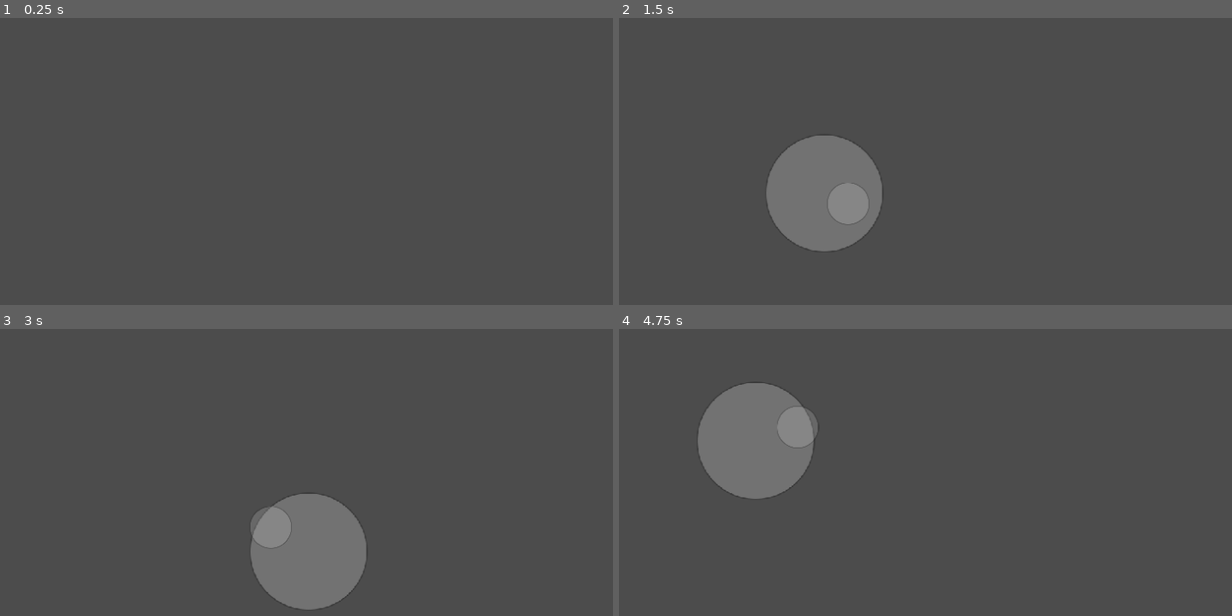
Above: before the commit, frames 1-4 (two rows, left to right).
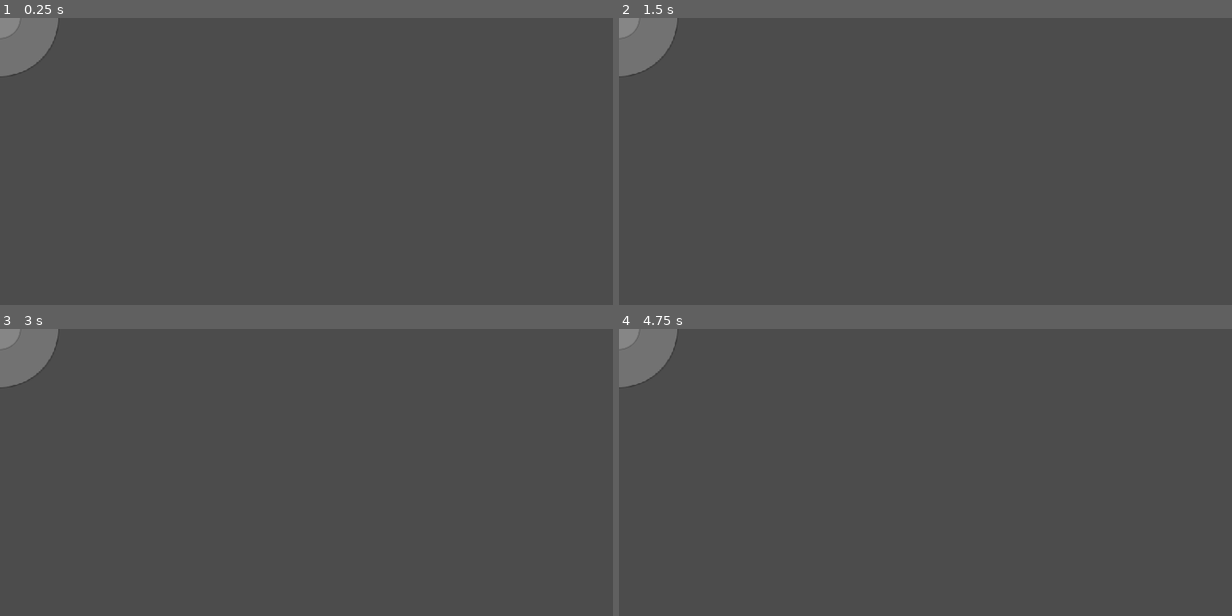
Above: after the commit, the same moments.

Repository: AldieNightStar/balloon_cat
Game: Godot game, scene res://Objects/Joystick/GUI.tscn
The game is run twice, just before and just after one commit, with the same random seed, the same clock (stepped at 60 frames per second) and the same inputs. This scene is started directly instead of the project's main scene.
Inputs (mouse positions are in pixels of both pictures, inside the frame that each line leads up to):
- Up to frame 1 (0.25 s): no input
- Up to frame 2 (1.5 s): tap Enter at 0.5 s; move the mouse to (1115, 161) at 0.52 s; click (1115, 161) at 0.67 s; tap Space at 1.25 s; drag from (827, 193) to (925, 241) at 1.27 s
- Up to frame 3 (3 s): move the mouse to (410, 417) at 2.02 s; click (410, 417) at 2.17 s; tap Enter at 2.75 s; drag from (306, 552) to (134, 440) at 2.77 s
- Up to frame 4 (4.75 s): move the mouse to (1170, 535) at 3.52 s; click (1170, 535) at 3.67 s; tap Space at 4.25 s; drag from (753, 440) to (858, 409) at 4.27 s

The runs differ from the first frame. In frame 1, 1.5% of the frame differs, in the area x 0-10%, y 0-21%; in frame 2, 7.4%; in frame 3, 7.5%, in the area x 0-60%, y 0-98%; in frame 4, 7.5%.

Commit message:
fix_joystick

Diff:
--- a/Objects/Joystick/GUI.gd
+++ b/Objects/Joystick/GUI.gd
@@ -1,5 +1 @@
 extends CanvasLayer
-
-var stick_speed = 0
-var stick_angle = 0
-var stick_vector = Vector2()
--- a/Objects/Joystick/GUI.tscn
+++ b/Objects/Joystick/GUI.tscn
@@ -2,8 +2,15 @@
 
 [ext_resource path="res://assets/Joystick/circle_small.png" type="Texture" id=1]
 [ext_resource path="res://assets/Joystick/circle_big.png" type="Texture" id=2]
-[ext_resource path="res://big.gd" type="Script" id=3]
-[ext_resource path="res://Objects/Joystick/GUI.gd" type="Script" id=4]
+[ext_resource path="res://Objects/Joystick/big.gd" type="Script" id=3]
+
+[sub_resource type="GDScript" id=3]
+script/source = "extends Node2D
+
+var stick_speed = 0
+var stick_angle = 0
+var stick_vector = Vector2()
+"
 
 [sub_resource type="Animation" id=1]
 resource_name = "hide"
@@ -37,12 +44,11 @@
 "values": [ Color( 1, 1, 1, 0 ), Color( 1, 1, 1, 0.215686 ) ]
 }
 
-[node name="GUI" type="CanvasLayer"]
-script = ExtResource( 4 )
+[node name="GUI" type="Node2D"]
+script = SubResource( 3 )
 
 [node name="big" type="Sprite" parent="."]
-modulate = Color( 1, 1, 1, 0 )
-position = Vector2( 147.638, 236.362 )
+modulate = Color( 1, 1, 1, 0.215686 )
 scale = Vector2( 0.7, 0.7 )
 texture = ExtResource( 2 )
 script = ExtResource( 3 )
--- a/big.gd
+++ b/Objects/Joystick/big.gd
@@ -6,11 +6,12 @@
 var stick_pos
 var evt_index = -1
 
+func _init():
+	stick_pos = position
+
 func _input(event):
 	if event is InputEventScreenTouch:
 		if event.is_pressed():
-			position = event.position
-			stick_pos = position
 			$small.position = Vector2()
 			$anim.play("show")
 
